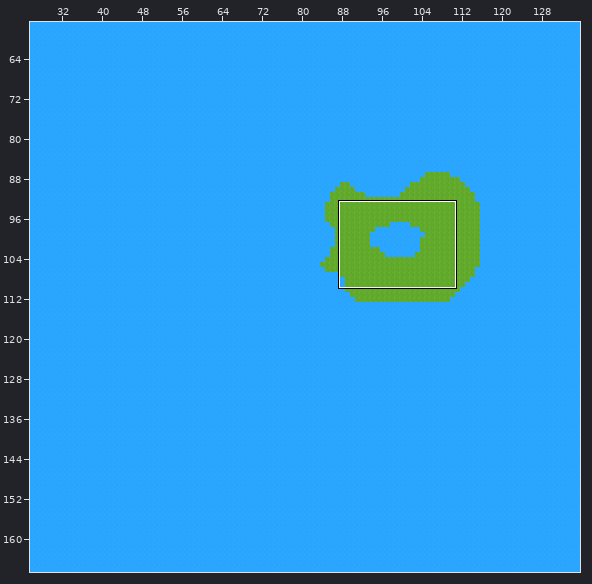
Tiled map (JSON) -- map2.tmj. The picture above shows the old version from afar; the outline marks the close-up.
Close-up. Before the commit:
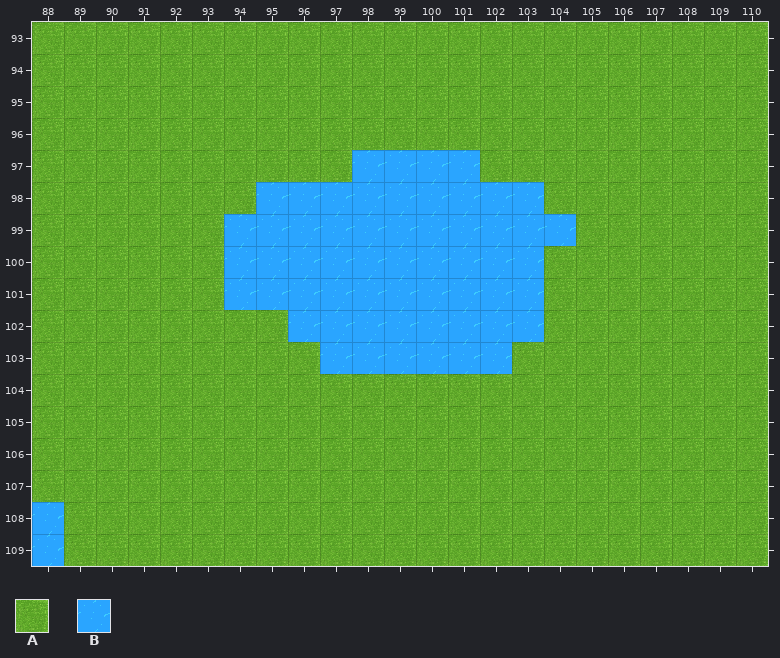
Cells are 32x32 px. Shown: x 88..110, y 93..109.
Key: from "WA_Exterior": A 625, B 676.
_ is an empty cell.
Layers that did not change in this view are not listed.
Layer "island" before, first column x 88:
 93 AAAAAAAAAAAAAAAAAAAAAAA
 94 AAAAAAAAAAAAAAAAAAAAAAA
 95 AAAAAAAAAAAAAAAAAAAAAAA
 96 AAAAAAAAAAAAAAAAAAAAAAA
 97 AAAAAAAAAABBBBAAAAAAAAA
 98 AAAAAAABBBBBBBBBAAAAAAA
 99 AAAAAABBBBBBBBBBBAAAAAA
100 AAAAAABBBBBBBBBBAAAAAAA
101 AAAAAABBBBBBBBBBAAAAAAA
102 AAAAAAAABBBBBBBBAAAAAAA
103 AAAAAAAAABBBBBBAAAAAAAA
104 AAAAAAAAAAAAAAAAAAAAAAA
105 AAAAAAAAAAAAAAAAAAAAAAA
106 AAAAAAAAAAAAAAAAAAAAAAA
107 AAAAAAAAAAAAAAAAAAAAAAA
108 BAAAAAAAAAAAAAAAAAAAAAA
109 BAAAAAAAAAAAAAAAAAAAAAA
The same view after the edit:
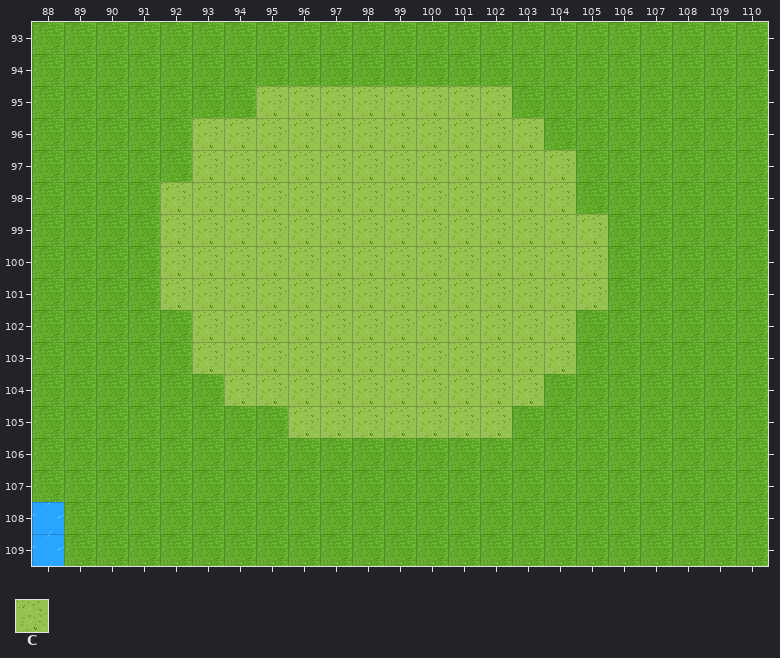
Further tiles: from "WA_Exterior": C 628.
Edits made:
Changed rows in their new state; . is an unchanged cell.
Layer "island":
first column x 92:
 95 ...CCCCCCCC...
 96 .CCCCCCCCCCC..
 97 .CCCCCCCCCCCC.
 98 CCCCCCCCCCCCC.
 99 CCCCCCCCCCCCCC
100 CCCCCCCCCCCCCC
101 CCCCCCCCCCCCCC
102 .CCCCCCCCCCCC.
103 .CCCCCCCCCCCC.
104 ..CCCCCCCCCC..
105 ....CCCCCCC...
Pixel boxes of the changes (left, top, right, bottom) in both close-ups:
changed: (160, 86, 608, 438)
